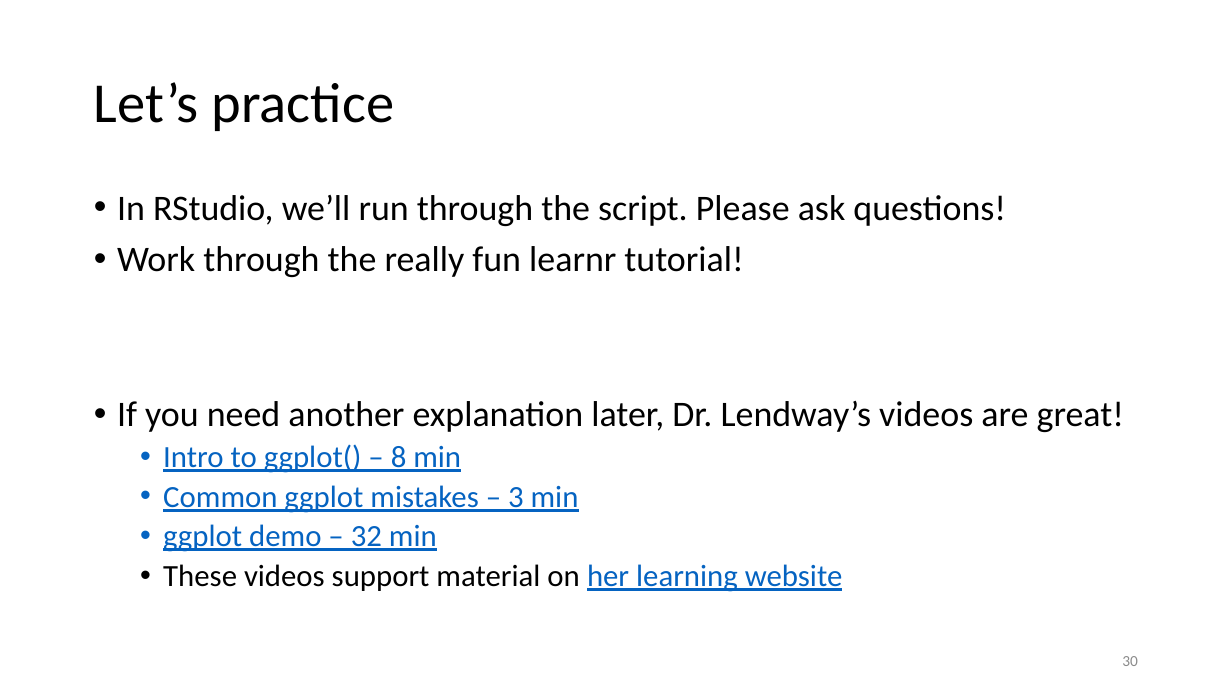
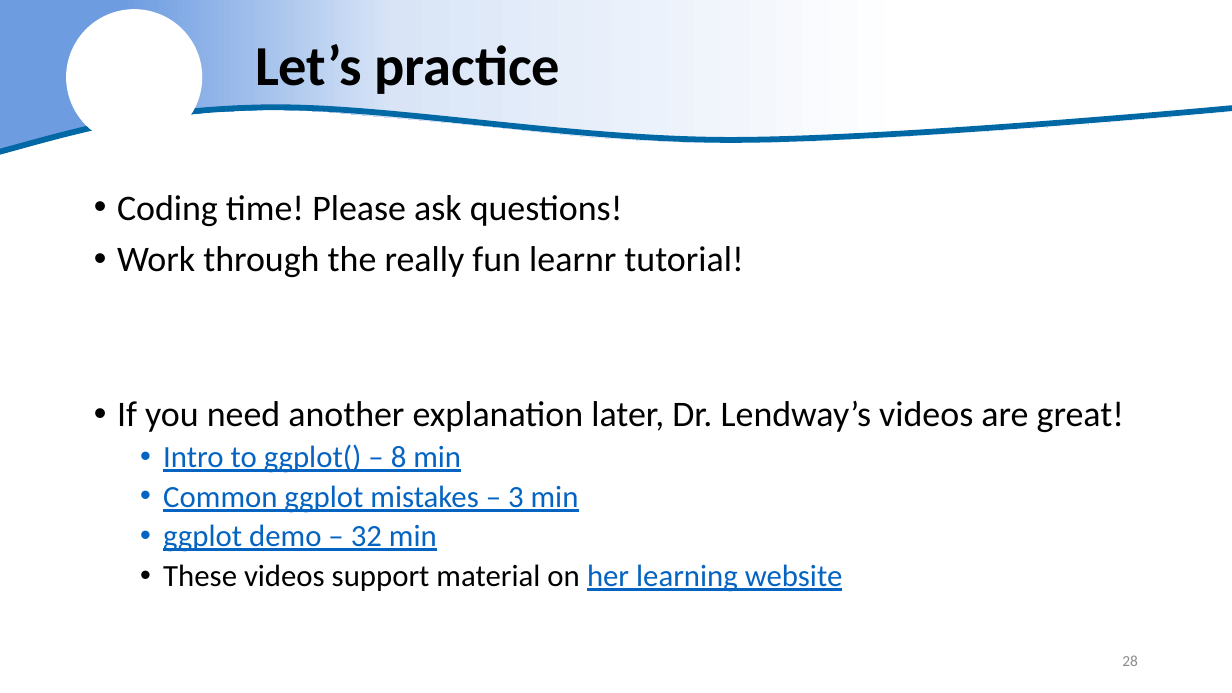
Before and after one commit to justinpriest/ADFG_R_Intro_Workshop, a slide deck: slide 28 of presentations/7 - Amazing Charts & How to Make Them.pptx (slide 30 before the commit). Drawn at 1232x693 pixels with LibreOffice and Linux fonts; fonts in the diff are those of the drawing; background and template pictures are left out. Boxes give left, top, right and bottom in pixels: in the first picture for what was removed or moved away, otherwise in the second. Text is boxed around its words. In the diff, an @@ line names an element or a change of style, - is before the commit and + after.

Commit message:
powerpoint fixes better wording in tutorial 3 intro

```diff
--- a/presentations/7 - Amazing Charts & How to Make Them.pptx
+++ b/presentations/7 - Amazing Charts & How to Make Them.pptx
@@ freeform shape added at [0,0,1232,152], fill gradient #6D9CE1 to #D9E5F7 to #FFFFFF @@
@@ ellipse added at [67,9,202,145], fill #FFFFFF @@
@@ title "Let’s practice": place and size @@
-title "Let’s practice" at [94,82,394,131]
+title "Let’s practice" at [255,44,561,94]
@@ title "Let’s practice" at [255,44,561,94]: bold on @@
@@ freeform shape added at [0,107,1232,152], outline #DAE3F3 4.5 pt @@
@@ text at [117,195,623,226]: text changed @@
-• In RStudio, we’ll run through the script. Please ask questions!
+• Coding time! Please ask questions!
@@ page number at [1122,655,1138,666]: text changed @@
-30
+28
```
Also in this commit, not shown: 27 other slides changed, 2 slides removed, 8 other files.
